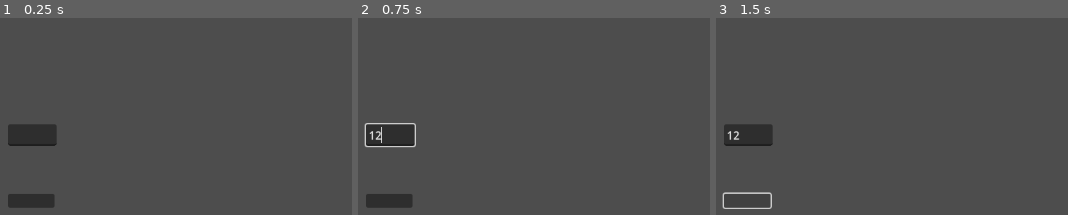
Above: before the commit, frames 1-3 (left to right).
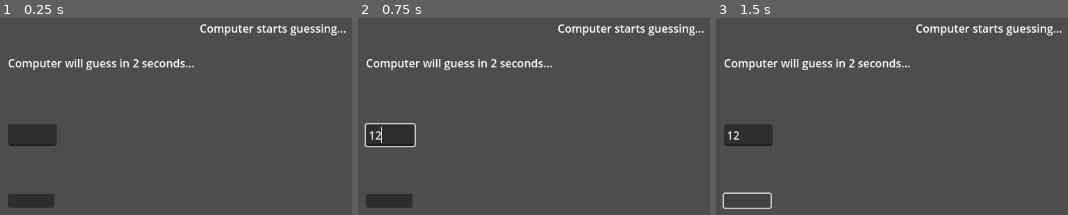
Above: after the commit, the same moments.

Repository: Quilfort/gameoff-2024
Game: Godot game, scene res://Scenes/battle.tscn
The game is run twice, just before and just after one commit, with the same random seed, the same clock (stepped at 60 frames per second) and the same inputs. This scene is started directly instead of the project's main scene.
Inputs (mouse positions are in pixels of both pictures, inside the frame that each line leads up to):
- Up to frame 1 (0.25 s): no input
- Up to frame 2 (0.75 s): click (389, 134) at 0.52 s; type "12" at 0.6 s
- Up to frame 3 (1.5 s): click (747, 201) at 1.25 s

The runs differ from the first frame. In frame 1, 2.1% of the frame differs, in the area x 2-99%, y 3-27%; in frame 2, 2.1%; in frame 3, 2.1%.
Error before the commit: Invalid access to property or key 'name' on a base object of type 'Nil'. (res://Scripts/battle.gd:14)

Commit message:
Clean Up Code

Diff:
--- a/game-off-2024/Scripts/Singleton/battle_data.gd
+++ b/game-off-2024/Scripts/Singleton/battle_data.gd
@@ -3,13 +3,11 @@
 # Battle Settings
 var game_active = false
 
-# Player
+# Player Information
 var player_number = 0
 
-# Computer
+# Computer Information
 var computer = null
-var computer_name = null
-var computer_strategy = null
 
 # Battle History
 var battle_history = []
--- a/game-off-2024/Scripts/after_battle.gd
+++ b/game-off-2024/Scripts/after_battle.gd
@@ -3,9 +3,11 @@
 #Bool for the computer games
 var continue_game = true
 
+
 func _ready():
 	display_round_result()
 	update_other_match_in_round()
+
 
 # Update Logic for next matches
 func update_other_match_in_round():
@@ -15,34 +17,32 @@
 			winner = BattleData.battle_history.winner
 		else:
 			print("Computer vs Computer")
-			# Determine the winner using a random coin flip
 			if randi() % 2 == 0:
-				winner = pairing.team1  # team1 wins
+				winner = pairing.team1
 			else:
-				winner = pairing.team2  # team2 wins
+				winner = pairing.team2
 
-		print("Winner:", winner.name)
 		BattleData.battle_winners.append(winner)
-
-	print("Battle Winners:", BattleData.battle_winners)
 
 	if is_player_still_in_winners():
 		player_not_eliminated()
 	else:
 		player_eliminated()
 
+
 func player_not_eliminated():
 	print("Player is still in the winners!")
 	# Generate the next round pairings
 	var next_round = create_duos(BattleData.battle_winners)
+
 	# Update tournament matches with the new round
 	GameData.tournament_matches.append(next_round)
-	print("NEXT ROUND \n", next_round)
 	if next_round.size() > 0:
 		GameData.next_matches = next_round  # Set next matches to the next round
 	else:
 		GameData.tournament_champion = BattleData.battle_winners[0]
 		print("CHAMPIONS: \n", GameData.tournament_champion)
+
 
 func player_eliminated():
 	print("Player has been eliminated.")
@@ -61,11 +61,10 @@
 				print("Computer vs Computer")
 				var winner = null
 
-				# Determine the winner using a random coin flip
 				if randi() % 2 == 0:
-					winner = pairing.team1  # team1 wins
+					winner = pairing.team1
 				else:
-					winner = pairing.team2  # team2 wins
+					winner = pairing.team2
 
 				print("Winner:", winner.name)
 				BattleData.battle_winners.append(winner)
@@ -78,12 +77,10 @@
 		GameData.tournament_champion = BattleData.battle_winners[0]
 		print("CHAMPION: \n", GameData.tournament_champion.name)
 
+
 func display_round_result():
 	$BattleResultLabel.text = BattleData.battle_history.winner.name + " wins!"
-	#if is_player_still_in_winners():
-		#$BattleResultLabel.text = BattleData.battle_history.winner.name + " wins!"
-	#else:
-		#$BattleResultLabel.text = "Test Name"
+
 
 func _on_continue_button_pressed() -> void:
 	reset_battle_data()
@@ -95,9 +92,8 @@
 	BattleData.game_active = false
 	BattleData.player_number = 0
 	BattleData.computer = null
-	BattleData.computer_name = null
-	BattleData.computer_strategy = null
 	BattleData.battle_winners = []
+
 
 # Function to create duos
 func create_duos(participants):
@@ -111,5 +107,6 @@
 			pairings.append({"team1": participants[i], "team2": participants[i + 1]})
 	return pairings
 
+
 func is_player_still_in_winners() -> bool:
 	return PlayerData.player in BattleData.battle_winners
--- a/game-off-2024/Scripts/battle.gd
+++ b/game-off-2024/Scripts/battle.gd
@@ -1,7 +1,6 @@
 extends Node2D
 
 # Game configuration
-var MAX_NUMBER = GameData.MAX_NUMBER
 var game_active = BattleData.game_active
 
 # Player
@@ -11,15 +10,13 @@
 var is_player_turn = false
 
 #Computer
-var computer_name = BattleData.computer.name
 var computer_attempts = 0
 var computer_timer = 0
 var computer_delay = 2.0
 
 # Computer Strategy
-var computer_strategy = BattleData.computer.computer_strategy
 var computer_min = 1
-var computer_max = MAX_NUMBER
+var computer_max = GameData.MAX_NUMBER
 var computer_previous_guesses = []
 
 # Variables for storing guess history
@@ -32,8 +29,10 @@
 var is_guess_too_low = false
 var is_guess_too_high = false
 
+
 func _ready():
 	setup_game()
+
 
 func _process(delta):
 	if game_active and !is_player_turn:
@@ -42,20 +41,20 @@
 			computer_timer = 0
 			computer_guesses()
 			is_player_turn = true
-			$InstructionLabel.text = "Your turn! Make a guess (1-%d):" % MAX_NUMBER
+			$InstructionLabel.text = "Your turn! Make a guess (1-%d):" % GameData.MAX_NUMBER
+
 
 func reset_game():
 	setup_game()
 
+
 func setup_game():
-	computer_number = randi() % MAX_NUMBER + 1
-	print("Computer Number:\t:",computer_number)
-	print("Player Number:\t",BattleData.player_number)
+	computer_number = randi() % GameData.MAX_NUMBER + 1
 	player_attempts = 0
 	computer_attempts = 0
 	computer_timer = 0
 	computer_min = 1
-	computer_max = MAX_NUMBER
+	computer_max = GameData.MAX_NUMBER
 	computer_previous_guesses.clear()
 	player_guess_history.clear()
 	computer_guess_history.clear()
@@ -71,6 +70,12 @@
 	$PlayerHistoryLabel.text = ""
 	$ComputerHistoryLabel.text = ""
 	$GuessInput.clear()
+
+	#Debug Print Numbers
+	print("Computer Number:\t\t",computer_number)
+	print("Player Number:\t\t",BattleData.player_number)
+
+	#Logic to determine who starts
 	which_player_starts()
 
 
@@ -81,15 +86,17 @@
 	# Update Battle Status Label based on who starts
 	if is_player_turn:
 		$BattleStatusLabel.text = "You start! Make a guess."
-		$InstructionLabel.text = "Your turn! Make a guess (1-%d):" % MAX_NUMBER
+		$InstructionLabel.text = "Your turn! Make a guess (1-%d):" % GameData.MAX_NUMBER
 	else:
 		$BattleStatusLabel.text = "Computer starts guessing..."
 		$InstructionLabel.text = "Computer will guess in 2 seconds..."
 		await get_tree().create_timer(2.0).timeout
 
+
 func finish_game(number, winner):
 	# Set game_active to false to prevent further guesses
 	game_active = false
+
 	# Store player and computer histories in BattleData.battle_history
 	BattleData.battle_history = {
 		"player": player_guess_history,
@@ -101,6 +108,7 @@
 	await get_tree().create_timer(5.0).timeout
 	get_tree().change_scene_to_file("res://Scenes/after_battle.tscn")
 
+
 func update_history_display():
 	var player_history_text = PlayerData.player.name + " Guesses:\n"
 	for guess_info in player_guess_history:
@@ -108,11 +116,12 @@
 
 	$PlayerHistoryLabel.text = player_history_text  # Update the player history label
 
-	var computer_history_text = "Computer Guesses:\n"
+	var computer_history_text = BattleData.computer.name + " Guesses:\n"
 	for guess_info in computer_guess_history:
 		computer_history_text += str(guess_info.guess) + " - " + guess_info.result + "\n"
 
 	$ComputerHistoryLabel.text = computer_history_text  # Update the computer history label
+
 
 func check_guess(guess: int):
 	if !is_player_turn:
@@ -123,11 +132,11 @@
 
 	if guess < computer_number:
 		result = "Too low!"
-		$BattleStatusLabel.text = "Wait for computer's turn..."
+		$BattleStatusLabel.text = "Wait for " + BattleData.computer.name + " 's turn..."
 		$PlayerResultLabel.text = result
 	elif guess > computer_number:
 		result = "Too high!"
-		$BattleStatusLabel.text = "Wait for computer's turn..."
+		$BattleStatusLabel.text = "Wait for " + BattleData.computer.name + " 's turn..."
 		$PlayerResultLabel.text = result
 	else:
 		result = "Correct!"
@@ -145,8 +154,9 @@
 		finish_game(computer_number, PlayerData.player)
 
 	is_player_turn = false
-	$InstructionLabel.text = "Computer will guess in 2 seconds..."
+	$InstructionLabel.text = BattleData.computer.name + " will guess in 2 seconds..."
 	$GuessInput.clear()
+
 
 func computer_guesses():
 	var guess = smart_computer_guess()
@@ -154,7 +164,7 @@
 	computer_attempts += 1
 	var result = ""
 
-	$ComputerGuessLabel.text = "Computer guessed: " + str(guess)
+	$ComputerGuessLabel.text = BattleData.computer.name + " guessed: " + str(guess)
 
 	is_guess_too_low = false
 	is_guess_too_high = false
@@ -187,6 +197,7 @@
 	if guess == player_number:
 		finish_game(player_number, BattleData.computer)
 
+
 # Handle Computer Strategy Logic
 func even_strategy() -> int:
 	var possible_numbers = []
@@ -202,6 +213,7 @@
 
 	return last_guess
 
+
 func uneven_strategy() -> int:
 	var possible_numbers = []
 	for i in range(computer_min, computer_max + 1):
@@ -216,10 +228,11 @@
 
 	return last_guess
 
+
 func half_guess() -> int:
 	if last_guess == 0:
 		# First guess: Start at half of MAX_NUMBER
-		last_guess = ceil(float(MAX_NUMBER) / 2)
+		last_guess = ceil(float(GameData.MAX_NUMBER) / 2)
 	else:
 		# Adjust the range based on the previous guess feedback
 		if is_guess_too_low:
@@ -237,8 +250,9 @@
 	last_guess = clamp(last_guess, computer_min, computer_max)
 	return last_guess
 
+
 func smart_computer_guess() -> int:
-	match computer_strategy:
+	match BattleData.computer.computer_strategy:
 		"even":
 			return even_strategy()
 		"uneven":
@@ -249,14 +263,14 @@
 			last_guess = randi() % (computer_max - computer_min + 1) + computer_min
 			return last_guess
 
-## Buttons
-
+
+## Button
 func _on_submit_button_pressed():
 	if !game_active:
 		print("Game is not active")
 	elif is_player_turn:
 		var guess = $GuessInput.text.to_int()
-		if guess < 1 or guess > MAX_NUMBER:
-			$PlayerResultLabel.text = "Please enter a number between 1 and %d." % MAX_NUMBER
+		if guess < 1 or guess > GameData.MAX_NUMBER:
+			$PlayerResultLabel.text = "Please enter a number between 1 and %d." % GameData.MAX_NUMBER
 			return
 		check_guess(guess)
--- a/game-off-2024/Scripts/before_battle.gd
+++ b/game-off-2024/Scripts/before_battle.gd
@@ -1,25 +1,24 @@
 extends Node2D
 
+var player_number = 0
 
-var player_number = 0
-var game_active = false
 
 func _ready():
 	setup_game()
 
+
 func setup_game():
-	print(BattleData.computer)
+	BattleData.game_active = false
 	$StartLabel.text = "Choice your Pokemon between 1 and %d." % GameData.MAX_NUMBER
 
+
 func _on_start_button_pressed() -> void:
-	if !game_active:
+	if !BattleData.game_active:
 		player_number = $GuessInput.text.to_int()
 		if player_number < 1 or player_number > GameData.MAX_NUMBER:
 			$StartLabel.text = "Please enter a number between 1 and %d." % GameData.MAX_NUMBER
 			return
-		game_active = true
-		# Set Battle Data
-		BattleData.game_active = game_active
+		BattleData.game_active = true
 		BattleData.player_number = player_number
 		# Set Computer Data
 		$GuessInput.clear()
--- a/game-off-2024/Scripts/tournament_schema.gd
+++ b/game-off-2024/Scripts/tournament_schema.gd
@@ -3,6 +3,7 @@
 var MAX_PLAYERS = GameData.MAX_PLAYERS
 var computer_opponents = []
 var upcoming_matches = []
+
 
 func _ready():
 	# Check if the draft has already been completed
@@ -12,6 +13,7 @@
 	else:
 		print("Draft already completed. Skipping draft.")
 		display_schedule()
+
 
 # Function to display the tournament schedule with rounds
 func display_schedule():
@@ -37,6 +39,7 @@
 	# Set the text to the TournamentScheduleLabel
 	$TournamentScheduleLabel.text = schedule_text
 
+
 ## DRAFT
 # Function to handle the entire draft process
 func start_draft():
@@ -55,6 +58,7 @@
 	# Display the pairings in the TournamentScheduleLabel
 	display_schedule()
 
+
 # Function to randomly draft MAX_PLAYERS - 1 computers
 func draft_opponents():
 	var all_computers = ComputerData.get_all_computers()
@@ -62,6 +66,7 @@
 
 	# Select MAX_PLAYERS - 1 computers
 	return all_computers.slice(0, MAX_PLAYERS - 1)
+
 
 # Function to create duos
 func create_duos_draft(participants):
@@ -73,6 +78,7 @@
 		if i + 1 < participants.size():
 			pairings.append({"team1": participants[i], "team2": participants[i + 1]})
 	return pairings
+
 
 func _on_next_battle_button_pressed() -> void:
 	# Simulate each match
@@ -87,5 +93,3 @@
 				BattleData.computer = pairing.team1  # Set opponent as team1
 			get_tree().change_scene_to_file("res://Scenes/before_battle.tscn")
 			return
-
-	# Sim full matches if player is eliminated (Of do this in after_battle.gd)
